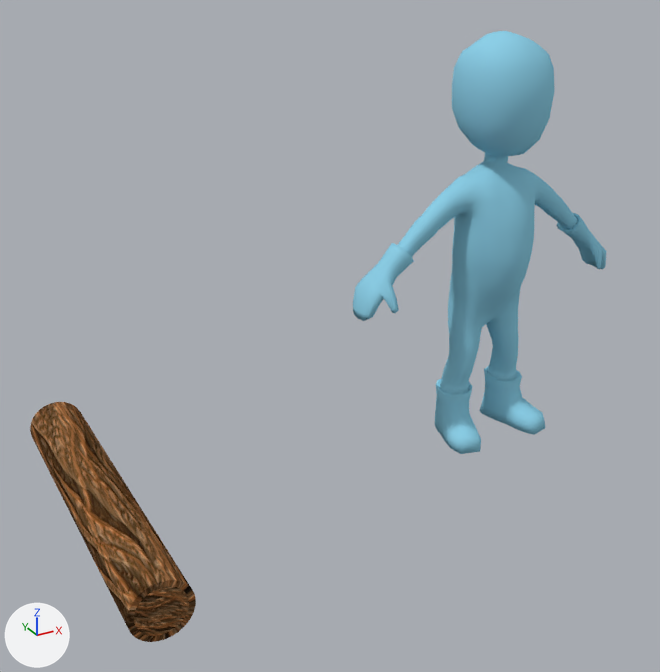
The Blender file Assets/Models/Villager.blend, before and after one commit.
The view is the same before and after, from a camera (50 mm lens) standing at (-2.23, -2.75, 1.93) and looking at (-0.76, -0.07, 0.59). Arrows for +X, +Y and +Z are at lower left; the lights stay in place.

The older version as bpy lines, for what is in view:
```python
me_cylinder_001 = bpy.data.meshes.new('Cylinder.001')
me_cylinder_001.from_pydata(...)  # 128 vertices, 98 faces; spans x -0.635..0.635, y -0.106..0.106, z 0.001..0.212
me_cylinder_001.materials.append(mat_bark)  # picture img_bark_jpg
me_data = bpy.data.meshes.new('Data')
me_data.from_pydata(...)  # 1722 vertices, 1720 faces; spans x -0.6..0.6, y -0.22..0.16, z 0.0..1.61
me_data.polygons.foreach_set('use_smooth', [True] * 1720)
me_data.materials.append(mat_material_002)  # cyan #8dcfe7
ob_log_proxy = bpy.data.objects.new('Log_proxy', me_cylinder_001)
ob_log_proxy.location = (-1.635, 0.0, 0.0)
ob_log_proxy.rotation_euler = (0.0, 0.0, 1.571)  # degrees (0, 0, 90)
ob_villager = bpy.data.objects.new('Villager', me_data)
ob_villager.location = (0.0, 0.0, 0.0)
```
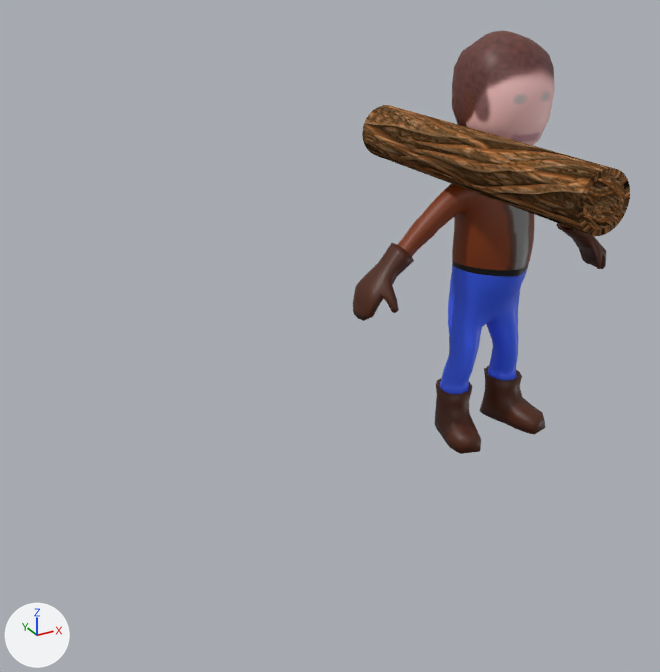
Changed parts and their boxes (x1, y1, x2, y2) in the pictures (660 x 672 px):
```json
{"object": "Villager", "change": "recoloured", "before": [353, 30, 606, 454], "after": [353, 30, 606, 454], "on screen": "cyan to brown"}
{"object": "Log_proxy", "change": "moved", "before": [30, 402, 196, 642], "after": [362, 105, 630, 236]}
```

The change, as JSON lines over the scene's bpy script:
```json
{"op": "add", "block": "img_villager", "code": ["img_villager = load_image('villager', 'villager.png', 256, 256, 'sRGB')"]}
{"op": "add", "block": "mat_villager", "code": ["mat_villager = principled_material('villager')", "mat_villager.texture = img_villager"]}
{"block": "me_data", "where": "me_data.from_pydata(...)  # 1722 vertices, 1720 faces; spans x -0.6..0.6, y -0.22..0.16, z 0.0..1.61"}
{"op": "remove", "block": "me_data", "code": "me_data.materials.append(mat_material_002)  # cyan #8dcfe7"}
{"op": "add", "block": "me_data", "code": "me_data.materials.append(mat_villager)  # picture img_villager"}
{"op": "set", "path": "ob_log_proxy.location", "old": "(-1.635, 0.0, 0.0)", "new": "(-0.188, -0.131, 1.073)"}
```
